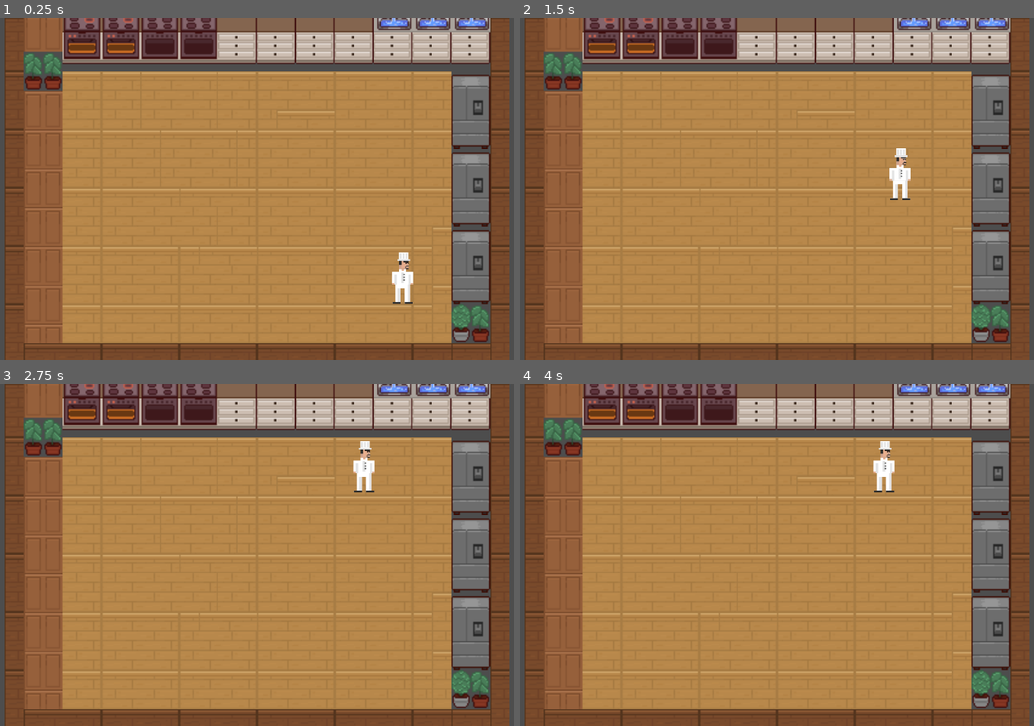
Above: before the commit, frames 1-4 (two rows, left to right).
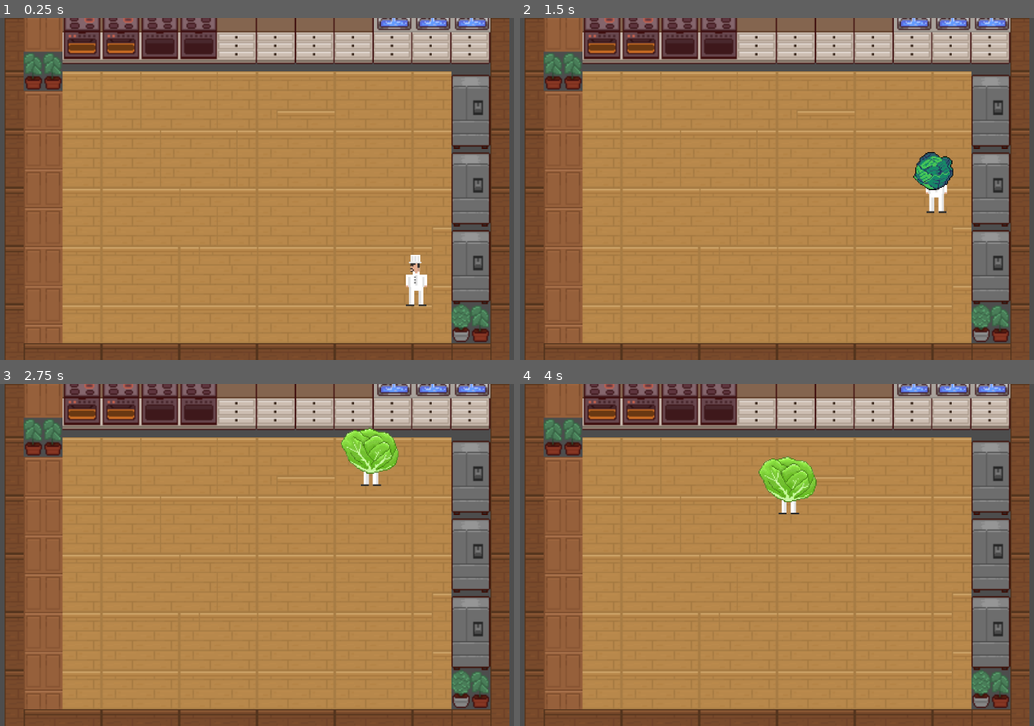
Above: after the commit, the same moments.

Repository: LazImane/OverCooked2D
Game: Godot game, scene res://scenes/game.tscn
Two runs of this game, one before a commit and one after it. Both use one fixed random seed, a clock stepped at 60 frames per second and the inputs below.
Inputs:
- Up to frame 1 (0.25 s): no input
- Up to frame 2 (1.5 s): no input
- Up to frame 3 (2.75 s): no input
- Up to frame 4 (4 s): no input

The runs differ from the first frame. In frame 1, 0.7% of the frame differs, in the area x 76-84%, y 68-85%; in frame 2, 1.3%; in frame 3, 1.4%; in frame 4, 1.6%, in the area x 46-73%, y 16-39%.

Commit message:
added some visual elements

Diff:
--- a/scripts/GameManager.gd
+++ b/scripts/GameManager.gd
@@ -1,23 +1,57 @@
 extends Node
 
-var station_order: Array = ["Ingredient", "Chopping", "Cooking", "Serving"] # optional
+var station_order: Array = ["Ingredient", "Chopping", "Cooking", "Serving"]
 var ingredients: Dictionary = {}
 var recipes: Dictionary = {}
 var stations_by_type: Dictionary = {}
 var current_recipe_id: String = "demo_salad"
 var _spawn_idx: int = 0
 
-# Default flow if nothing specified
+@export var ingredient_scene: PackedScene = null
+
+func _ready() -> void:
+	add_to_group("game_manager")
+	_setup_demo_data()  # Setup data BEFORE registering stations
+	_register_stations()
+	process_recipe("demo_salad")
+
+func _register_stations() -> void:
+	stations_by_type.clear()
+	for s in get_tree().get_nodes_in_group("stations"):
+		var t: String = s.station_type
+		if t == "":
+			continue
+		if not stations_by_type.has(t):
+			stations_by_type[t] = []
+		stations_by_type[t].append(s)
+	print("Registered stations:", stations_by_type.keys())
+
+func _setup_demo_data() -> void:
+	ingredients.clear()
+	recipes.clear()
+
+	# FIX 1: Add all ingredients used in recipes
+	ingredients["lettuce"]  = {"id":"lettuce",  "name":"lettuce",  "status":"raw"}
+	ingredients["tomato"]   = {"id":"tomato",   "name":"tomato",   "status":"raw"}
+	ingredients["cucumber"] = {"id":"cucumber", "name":"cucumber", "status":"raw"}
+	ingredients["olives"]    = {"id":"olives",    "name":"olives",    "status":"raw"}
+
+	# FIX 2: Add "Ingredient" as first step in flow so bot can pick up items
+	recipes = {
+		"demo_salad": {
+			"base_items": ["lettuce","tomato","cucumber","olives"],
+			"flow": ["Ingredient", "Chopping", "Serving"],  # Added "Ingredient" first
+			"per_item_flow": {
+				"olives": ["Ingredient", "Chopping", "Cooking", "Serving"]  # olives require cooking
+			}
+		}
+	}
+
 func get_recipe_flow(recipe_name: String) -> Array:
 	if recipes.has(recipe_name):
-		return recipes[recipe_name].get("flow", ["Chopping", "Cooking", "Serving"])
-	return ["Chopping", "Cooking", "Serving"]
+		return recipes[recipe_name].get("flow", ["Ingredient", "Chopping", "Serving"])
+	return ["Ingredient", "Chopping", "Serving"]
 
-# Optional per-ingredient override:
-# recipes["demo_salad"]["per_item_flow"] = {
-#   "olive": ["Chopping","Cooking","Serving"],  # cook olives
-#   "lettuce": ["Chopping","Serving"],          # no cooking
-# }
 func get_flow_for_item(recipe_name: String, item: String) -> Array:
 	var base := get_recipe_flow(recipe_name)
 	if recipes.has(recipe_name) and recipes[recipe_name].has("per_item_flow"):
@@ -26,13 +60,10 @@
 			return m[item]
 	return base
 
-
 func get_recipe_ingredients(recipe_name: String) -> Array:
 	if recipes.has(recipe_name):
-		# use "base_items" or "ingredients" depending on your data
 		return recipes[recipe_name].get("base_items", [])
 	return []
-
 
 func next_base_item() -> String:
 	var rid := current_recipe_id if current_recipe_id != "" else "demo_salad"
@@ -44,48 +75,6 @@
 	var id := String(items[_spawn_idx % items.size()])
 	_spawn_idx += 1
 	return id
-
-
-#coté visuals getiing the ingredients scene
-@export var ingredient_scene: PackedScene = null  # assign res://scenes/Ingredient.tscn in the editor
-
-func _ready() -> void:
-	add_to_group("game_manager")
-	_register_stations()
-	_setup_demo_data()
-	process_recipe("demo_salad")
-
-func _register_stations() -> void:
-	stations_by_type.clear()
-	for s in get_tree().get_nodes_in_group("stations"):
-		var t: String = s.station_type
-		if t == "":
-			continue
-		if not stations_by_type.has(t):
-			stations_by_type[t] = []
-		# append must happen every time (outside the if)
-		stations_by_type[t].append(s)
-	print("Registered stations:", stations_by_type.keys())
-
-func _setup_demo_data() -> void:
-	ingredients.clear()
-	recipes.clear()
-
-	ingredients["lettuce"]  = {"id":"lettuce",  "name":"lettuce",  "status":"raw"}
-	ingredients["tomato"]   = {"id":"tomato",   "name":"tomato",   "status":"raw"}
-	ingredients["cucumber"] = {"id":"cucumber", "name":"cucumber", "status":"raw"}
-
-
-	recipes = {
-		"demo_salad": {
-		"base_items": ["lettuce","tomato","cucumber","olive"],
-		"flow": ["Chopping","Serving"],  # default = chop then serve
-		"per_item_flow": {
-			"olive": ["Chopping","Cooking","Serving"]  # olives require cooking
-		}
-	}
-
-	}
 
 func process_recipe(recipe_name: String) -> void:
 	if not recipes.has(recipe_name):
@@ -103,10 +92,13 @@
 			print("Unknown ingredient:", ing_id)
 			continue
 
-		var item: Dictionary = ingredients[ing_id]  # reference to the stored dict
+		var item: Dictionary = ingredients[ing_id]
 		print("\n=== Start item:", ing_id, "status:", item.get("status", ""))
 
 		for stype in flow:
+			if stype == "Ingredient":
+				continue  # Skip ingredient station in processing (it's just for picking up)
+
 			var station_list: Array = stations_by_type.get(stype, [])
 			if station_list.is_empty():
 				print("Warning: no station of type", stype, "found. Skipping.")
@@ -117,13 +109,10 @@
 
 			var new_status := ""
 			if station.has_method("process_item"):
-				# Expect Station.process_item to mutate item["status"] and return the new status.
 				new_status = station.process_item(item)
 			else:
-				# Fallback: do a generic transform here if station lacks process_item
 				new_status = _generic_transform(stype, item.get("status", "raw"))
 
-			# Keep item["status"] consistent if station didn't set it
 			if typeof(new_status) == TYPE_STRING and new_status != "":
 				item["status"] = new_status
 
@@ -142,11 +131,8 @@
 			if status == "chopped":
 				return "cooked"
 		"Serving":
-			# Serving would normally consume; you can clear or mark as "served"
-			if status == "chopped" or status == "cooked" or status == "raw":
+			if status in ["chopped", "cooked", "raw"]:
 				return "served"
-		_:
-			pass
 	return status
 
 func get_ingredient_status(ing_id: String) -> String:
@@ -155,7 +141,6 @@
 	print("Ingredient:", ing_id, "does not exist")
 	return ""
 
-###############VISUALS  : ADDING INGREDIENT####################
 var count := 0
 func spawn_ingredient(type: String = "", parent_opt: Node = null) -> Node:
 	var game_root: Node = parent_opt if parent_opt != null else get_parent()
--- a/scripts/ingredient.gd
+++ b/scripts/ingredient.gd
@@ -11,10 +11,16 @@
 const ICONS := {
 	"tomato": preload("res://assets/ingredients/tomato.png"),
 	"chopped_tomato": preload("res://assets/ingredients/chopped_tomato.png"),
+	"chopped_lettuce": preload("res://assets/ingredients/chopped_lettuce.png"),
+	"chopped_cucumber": preload("res://assets/ingredients/chopped_cucumber.png"),
+	"chopped_olives": preload("res://assets/ingredients/chopped_olives.png"),
 	"cooked_tomato": preload("res://assets/ingredients/pot.png"),
+	"cooked_olives": preload("res://assets/ingredients/chopped_olives.png"),
 	"tomato_soup": preload("res://assets/ingredients/tomato_soup.png"),
-	#"lettuce": preload("res://assets/ingredients/lettuce.png"),
-	#"cucumber": preload("res://assets/ingredients/cucumber.png"),
+	"lettuce": preload("res://assets/ingredients/lettuce.png"),
+	"cucumber": preload("res://assets/ingredients/cucumber.png"),
+	"olives":preload("res://assets/ingredients/olives.png"),
+	"salad":preload("res://assets/ingredients/salad.png")
 }
 
 func _ready() -> void:
Binary file added: assets/ingredients/chopped_cucumber.png
Not shown, added: assets/ingredients/chopped_cucumber.png.import
Binary file added: assets/ingredients/chopped_lettuce.png
Not shown, added: assets/ingredients/chopped_lettuce.png.import
Binary file added: assets/ingredients/chopped_olives.png
Not shown, added: assets/ingredients/chopped_olives.png.import
Binary file added: assets/ingredients/colorful-pixel-art-salad-bowl-with-fresh-vegetables-citrus-slices_1292377-26610.webp
Not shown, added: assets/ingredients/colorful-pixel-art-salad-bowl-with-fresh-vegetables-citrus-slices_1292377-26610.webp.import
Binary file added: assets/ingredients/cucumber.png
Not shown, added: assets/ingredients/cucumber.png.import
Binary file added: assets/ingredients/cucumber.webp
Not shown, added: assets/ingredients/cucumber.webp.import
(and 12 more such lines)
